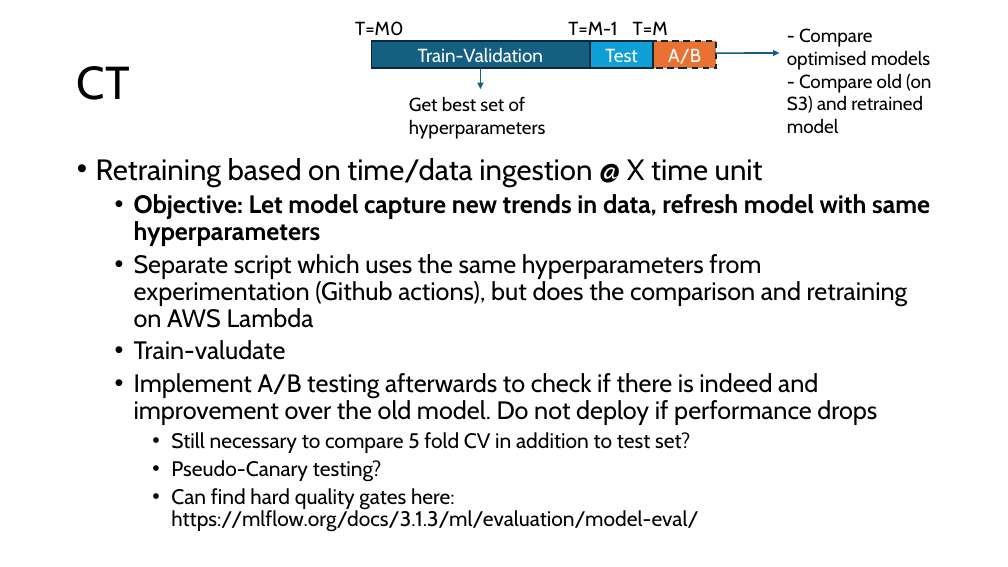
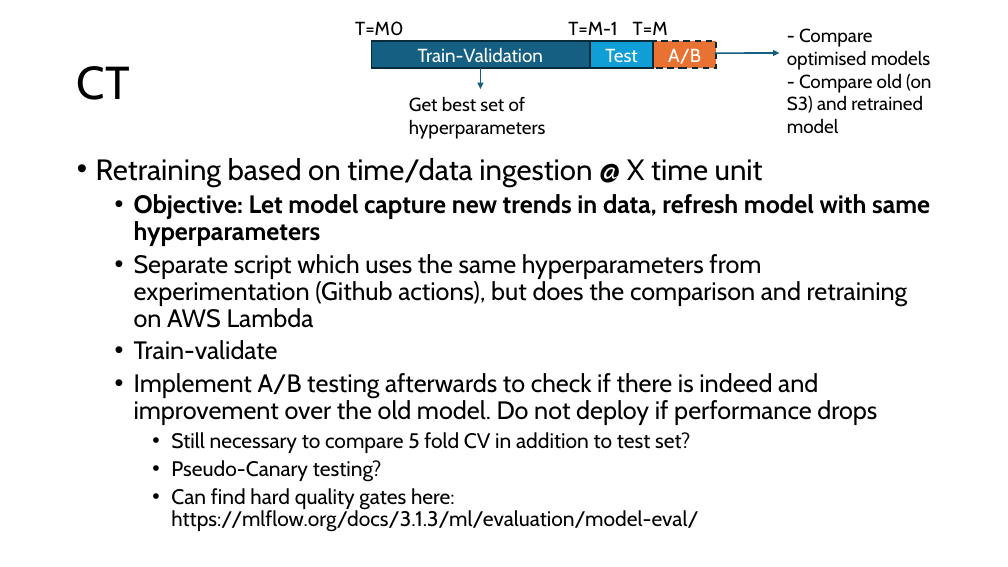
Before and after one commit to ziyu-toh/hdb-resale-prediction, a slide deck: slide 8 of docs/Architecture Overview.pptx. Drawn at 1008x567 pixels with LibreOffice and Linux fonts; fonts in the diff are those of the drawing. Boxes give left, top, right and bottom in pixels: in the first picture for what was removed or moved away, otherwise in the second. Text is boxed around its words. In the diff, an @@ line names an element or a change of style, - is before the commit and + after.

```diff
--- a/docs/Architecture Overview.pptx
+++ b/docs/Architecture Overview.pptx
@@ text at (134, 340, 278, 360): text changed @@
-  • Train-valudate
+  • Train-validate
```
Also in this commit, not shown: 3 other slides changed, 1 other file.
